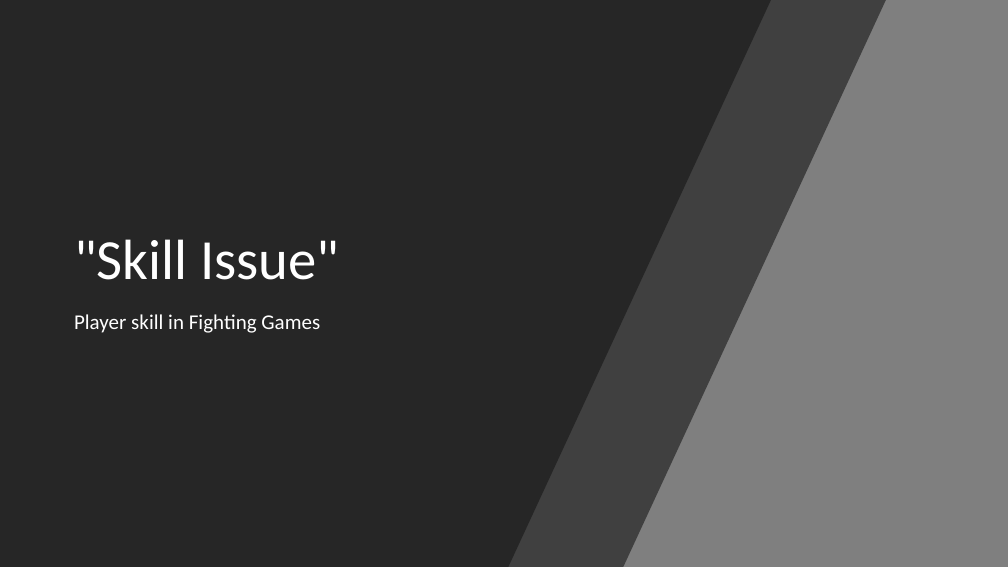
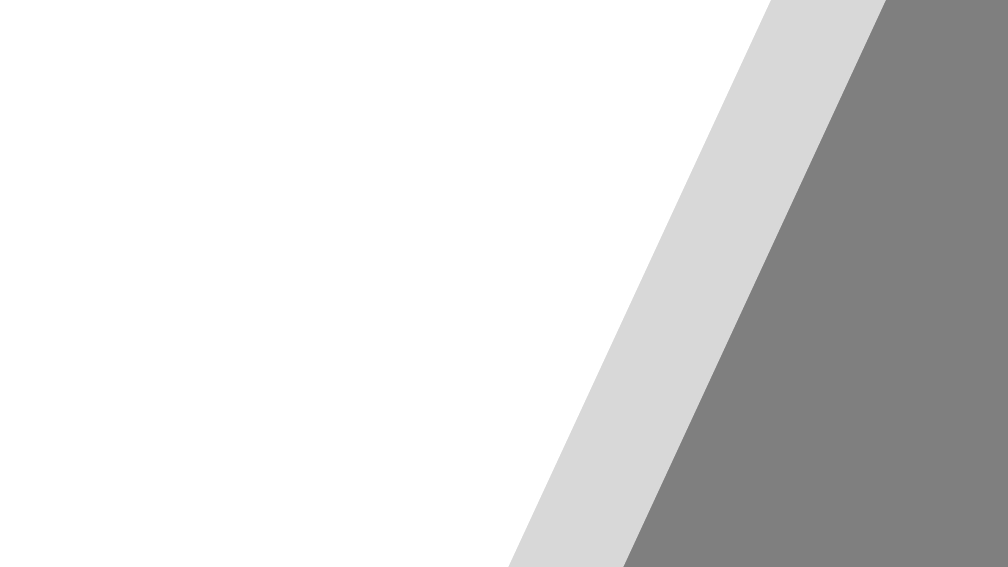
Before and after one commit to JFLagar/BATesis, a slide deck: slide 1 of ProposalPresentation.pptx. Drawn at 1008x567 pixels with LibreOffice and Linux fonts; fonts in the diff are those of the drawing. Boxes give left, top, right and bottom in pixels: in the first picture for what was removed or moved away, otherwise in the second. Text is boxed around its words. In the diff, an @@ line names an element or a change of style, - is before the commit and + after.

```diff
--- a/ProposalPresentation.pptx
+++ b/ProposalPresentation.pptx
@@ freeform shape at (0,0,771,567): fill #262626 to #FFFFFF @@
@@ freeform shape at (103,0,885,567): fill #262626 at 70% opacity to #FFFFFF at 70% opacity; outline redrawn @@
@@ title removed at (74,239,339,280) @@
-"Skill Issue"
@@ subtitle removed at (74,314,320,333) @@
-Player skill in Fighting Games
```
Also in this commit, not shown: 2 other slides changed, 3 other files.
